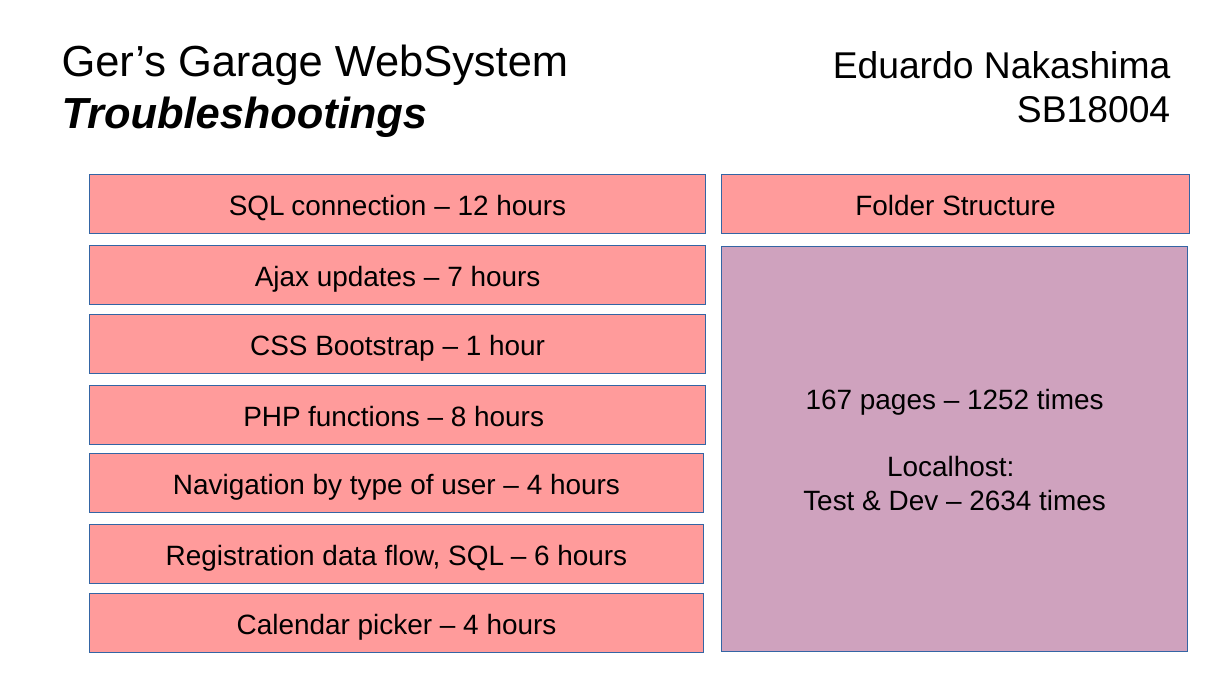
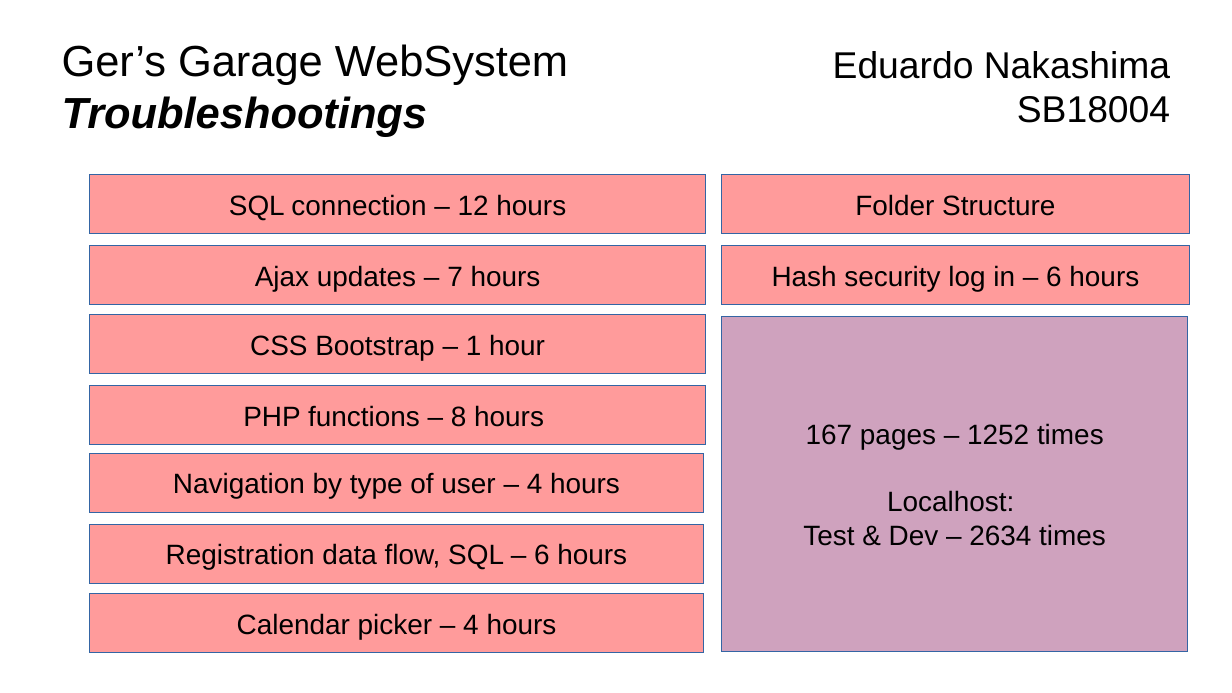
Before and after one commit to eduardokzn/GerGarage, a slide deck: slide 5 of ProjectDocs/Final Presentation.pptx. Drawn at 1232x693 pixels with LibreOffice and Linux fonts; fonts in the diff are those of the drawing. Boxes give left, top, right and bottom in pixels: in the first picture for what was removed or moved away, otherwise in the second. Text is boxed around its words. In the diff, an @@ line names an element or a change of style, - is before the commit and + after.

```diff
--- a/ProjectDocs/Final Presentation.pptx
+++ b/ProjectDocs/Final Presentation.pptx
@@ rectangle added at (x1=722, y1=246, x2=1191, y2=305), fill #FF3838 at 50% opacity, outline #3465A4 0.75 pt, 18 pt, text #000000 @@
+Hash security log in – 6 hours
@@ rectangle "167 pages – 1252 times" resized from (x1=722, y1=246, x2=1188, y2=651) to (x1=722, y1=316, x2=1188, y2=651) @@
```
Also in this commit, not shown: 1 other slide changed, 4 other files.
